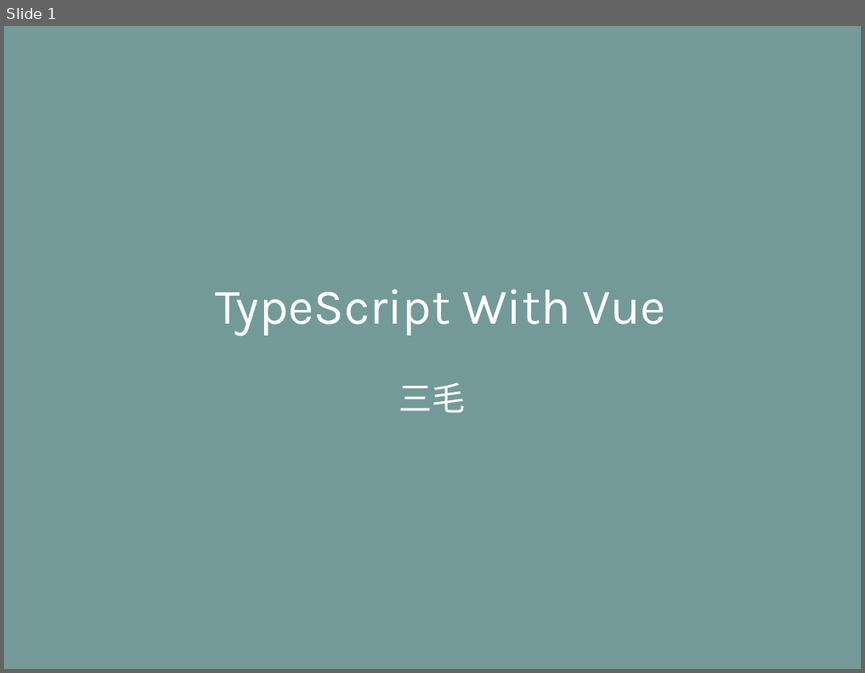
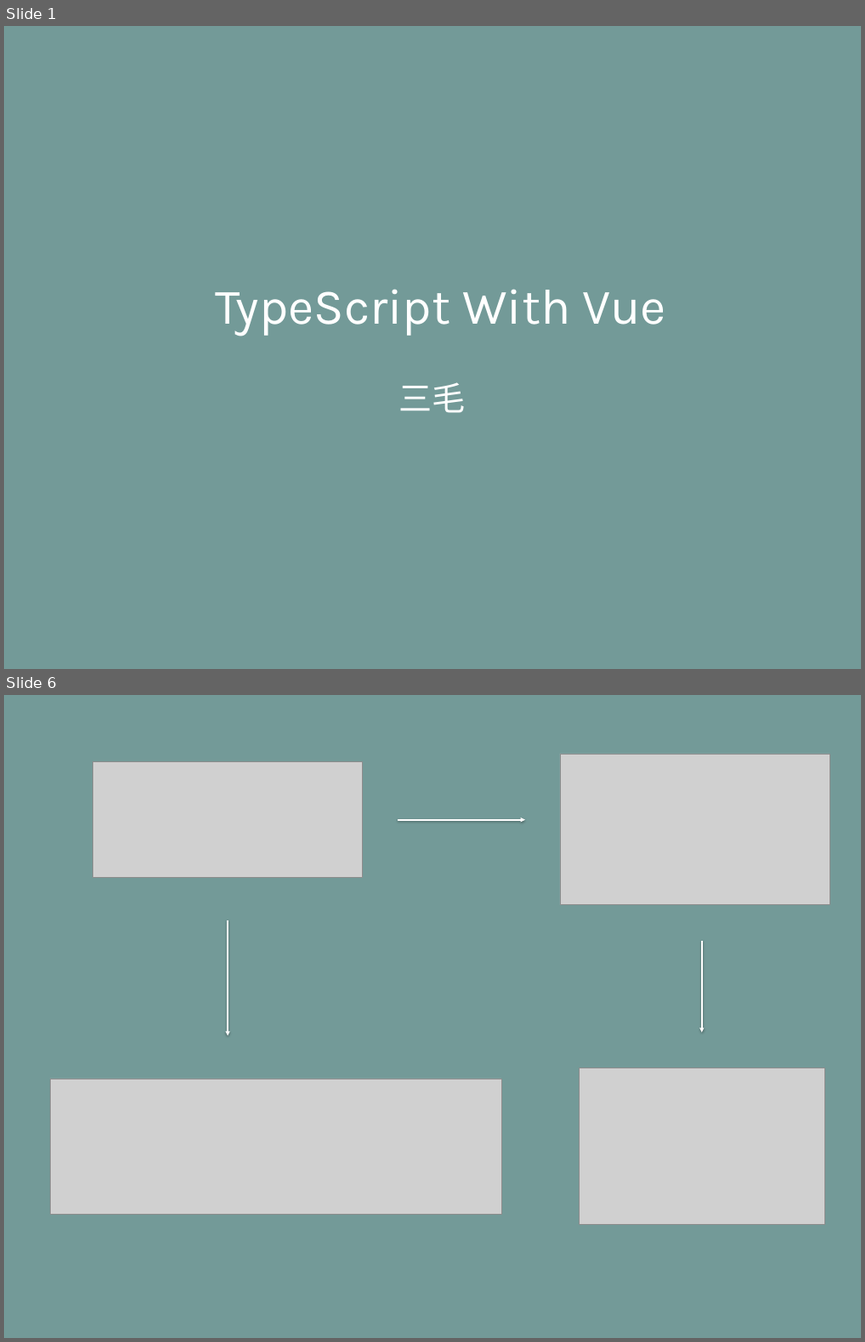
Before and after one commit to life0727/blog, a slide deck: ppt/typescript（三）.pptx. Shown one above the other, each under a label of ours: slide 1 before the commit, slides 1 and 6 after it; the slides between them are not shown. The pictures are 865x673 and 865x1342 pixels, drawn with LibreOffice and Linux fonts; fonts in the diff are those of the drawing; grey boxes stand for pictures. Boxes give left, top, right and bottom in pixels: in the first picture for what was removed or moved away, otherwise in the second. Text is boxed around its words. In the diff, an @@ line names an element or a change of style, - is before the commit and + after.

```diff
--- a/ppt/typescript（三）.pptx
+++ b/ppt/typescript（三）.pptx
@@ slide 6 added at [4,695,861,1338], background #739A98 @@
@@ picture added at [92,762,363,877] @@
@@ picture added at [560,753,830,904] @@
@@ arrow added from (398, 820) to (525, 820), #FFFFFF 2 pt @@
@@ arrow added from (228, 920) to (228, 1036), #FFFFFF 2 pt @@
@@ arrow added from (701, 941) to (701, 1032), #FFFFFF 2 pt @@
@@ picture added at [579,1067,824,1224] @@
@@ picture added at [50,1078,501,1213] @@
```
Also in this commit, not shown: 4 slides changed, 6 other slides added.
